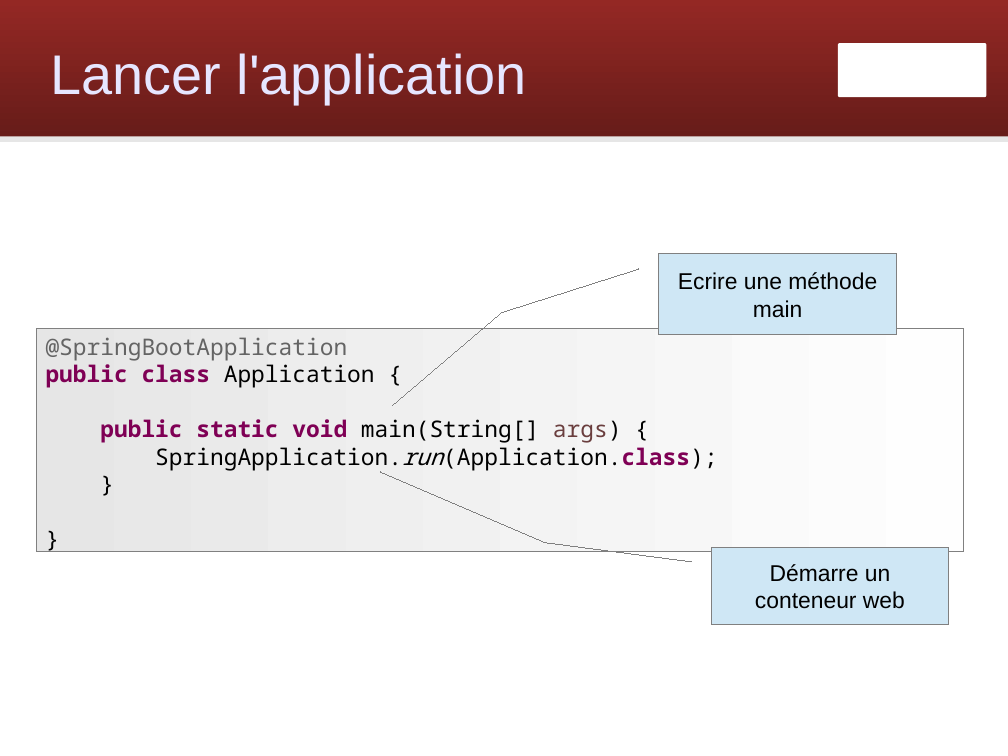
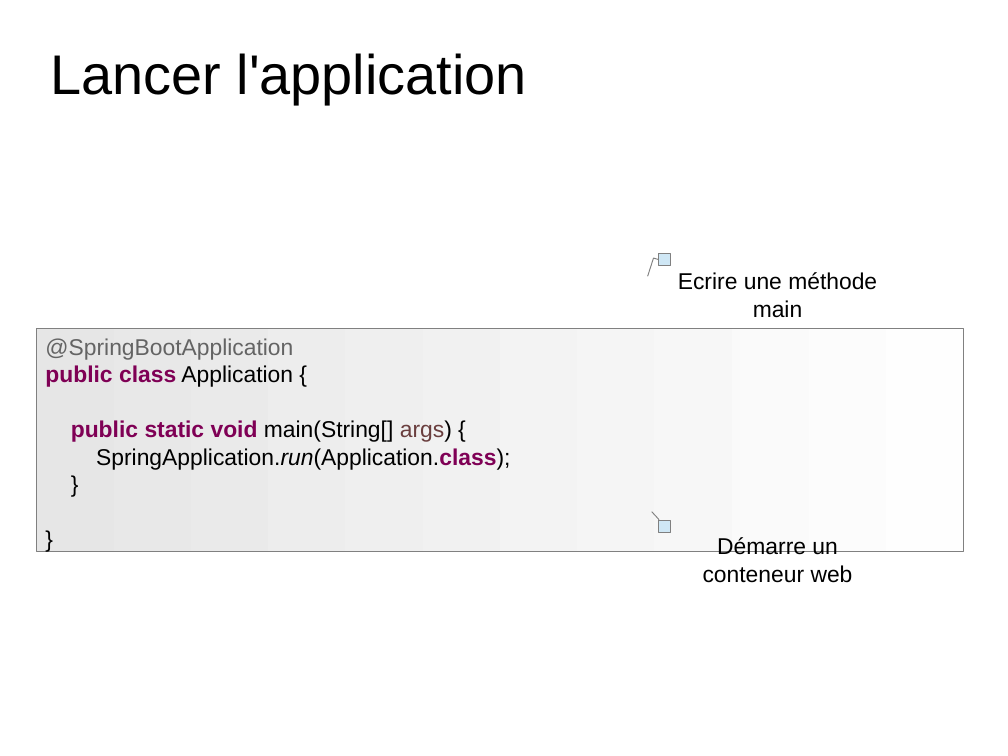
Before and after one commit to Zenika/workshop-spring-core, a slide deck: slide 89 of spring-workshop.odp. Drawn at 1008x756 pixels with LibreOffice and Linux fonts; fonts in the diff are those of the drawing; background and template pictures are left out. Boxes give left, top, right and bottom in pixels: in the first picture for what was removed or moved away, otherwise in the second. Text is boxed around its words. In the diff, an @@ line names an element or a change of style, - is before the commit and + after.

Commit message:
Update theme

```diff
--- a/spring-workshop.odp
+++ b/spring-workshop.odp
@@ rounded rectangle removed at (0,0,1008,137) @@
@@ text "Lancer l'application" at (50,53,527,103): text colour #E6E6FF to #000000 @@
@@ freeform shape removed at (838,43,986,97) @@
@@ line removed from (0, 139) to (1008, 139) @@
@@ border callout removed at (659,254,896,336) @@
-Ecrire une méthode main
@@ freeform shape added at (659,254,896,335), fill #CFE7F5, outline #808080 0.74 pt, 18 pt, text #000000 @@
+Ecrire une méthode main
@@ rectangle "@SpringBootApplication" at (37,328,964,552): font Noto Sans Mono to Arial; outline #808080 0 pt to #808080 0.74 pt @@
@@ freeform shape added at (659,521,896,598), fill #CFE7F5, outline #808080 0.74 pt, 18 pt, text #000000 @@
+Démarre un conteneur web
@@ border callout removed at (712,548,949,625) @@
-Démarre un conteneur web
```
Also in this commit, not shown: 106 other slides changed.
